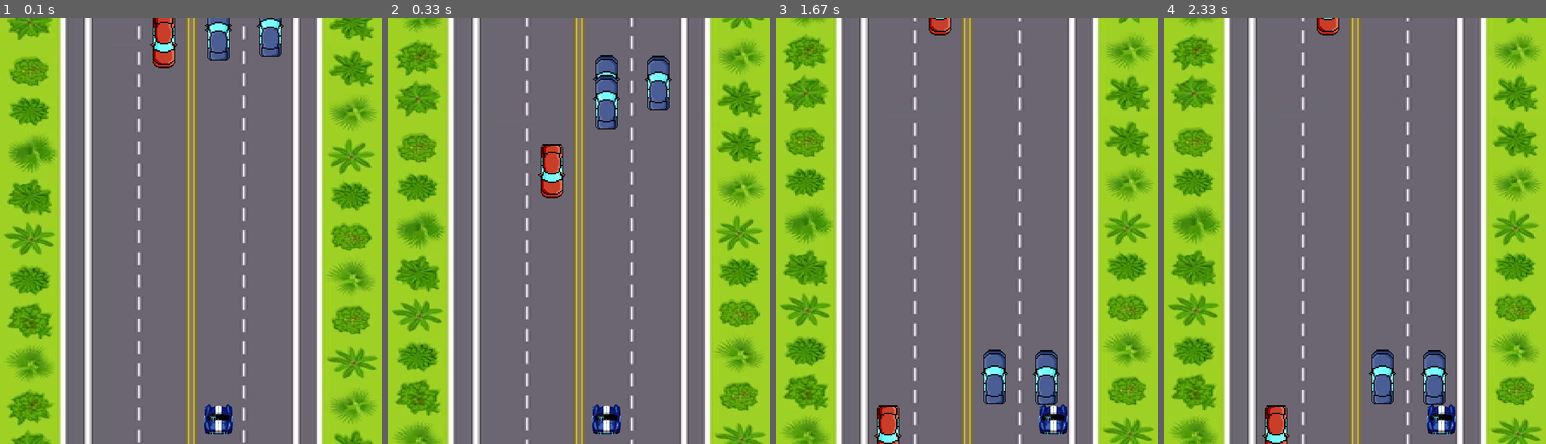
Above: before the commit, frames 1-4 (left to right).
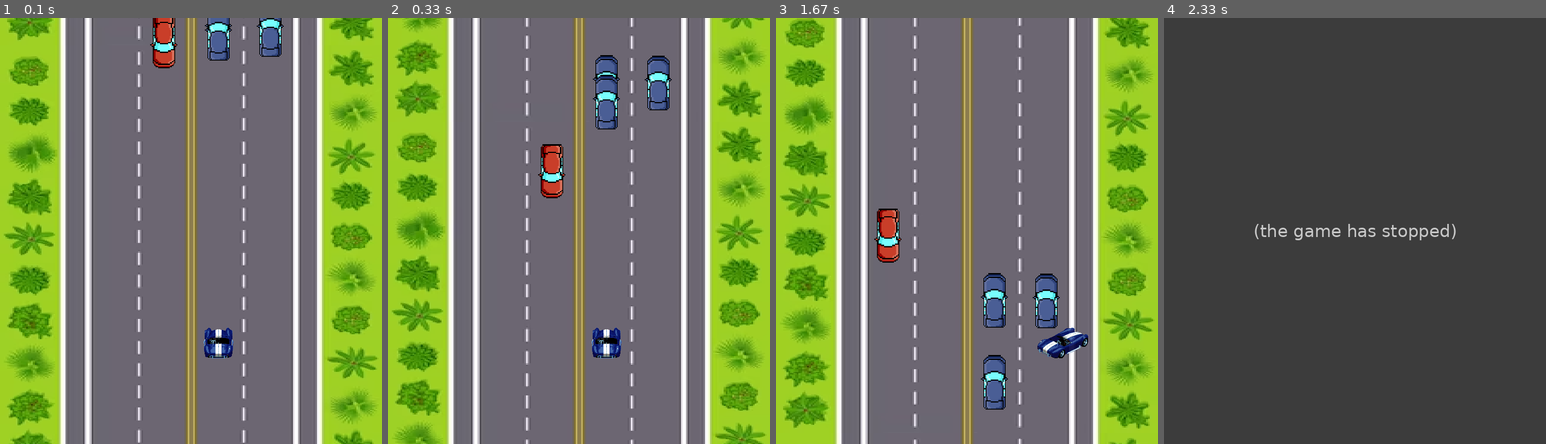
Above: after the commit, the same moments.

Repository: Bruno-Franzo/Pygame.carrinho
Game: pygame game, started from OJOGO.py
Two runs of this game, one before a commit and one after it. Both use one fixed random seed, a clock stepped at 60 frames per second and the inputs below.
Inputs:
- Up to frame 1 (0.1 s): no input
- Up to frame 2 (0.33 s): no input
- Up to frame 3 (1.67 s): hold Right 0.33-0.8 s; hold Right 0.83-1.3 s
- Up to frame 4 (2.33 s): no input

The runs differ from the first frame. In frame 1, 1.0% of the frame differs, in the area x 53-62%, y 72-98%; in frame 2, 1.0%; in frame 3, 22%; in frame 4, 100%, in the area x 0-100%, y 0-100%.
After the commit the program exited at 2.27 s; later frames show no game.

Commit message:
ajustando altura

Diff:
--- a/OJOGO.py
+++ b/OJOGO.py
@@ -50,7 +50,7 @@
         self.mask = pygame.mask.from_surface(self.image)
         self.rect= self.image.get_rect()
         self.rect.centerx =( WIDTH / 3.5)+100*2
-        self.rect.bottom= HEIGHT - 10
+        self.rect.bottom= HEIGHT - 150
         self.speedx = 0
 
     def update(self):
